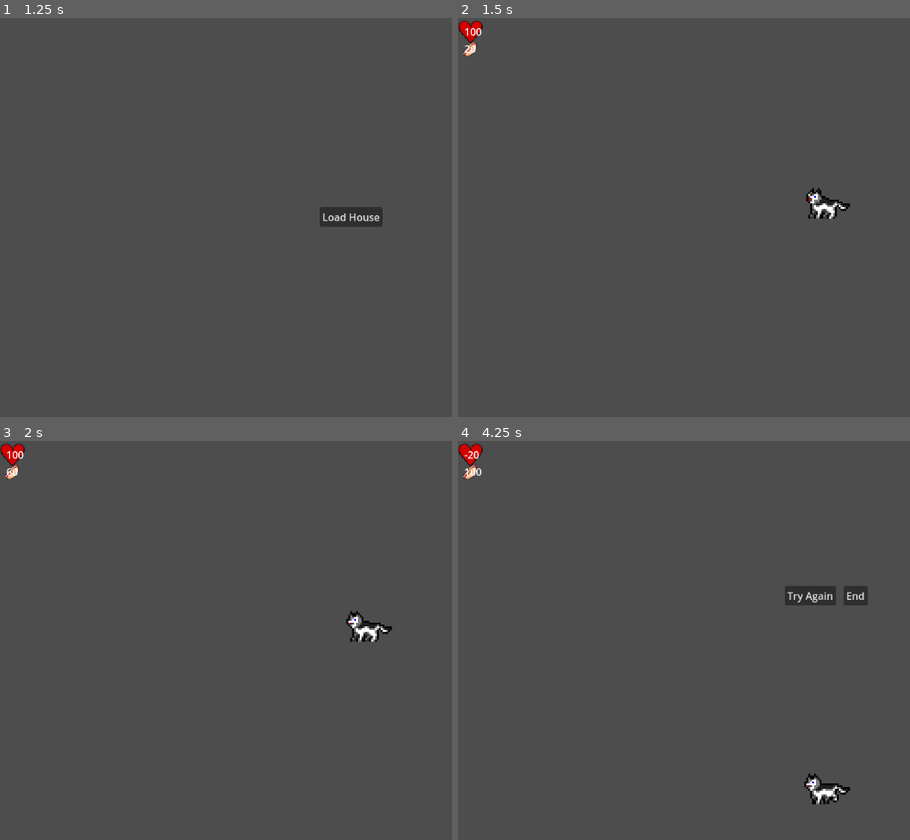
Above: before the commit, frames 1-4 (two rows, left to right).
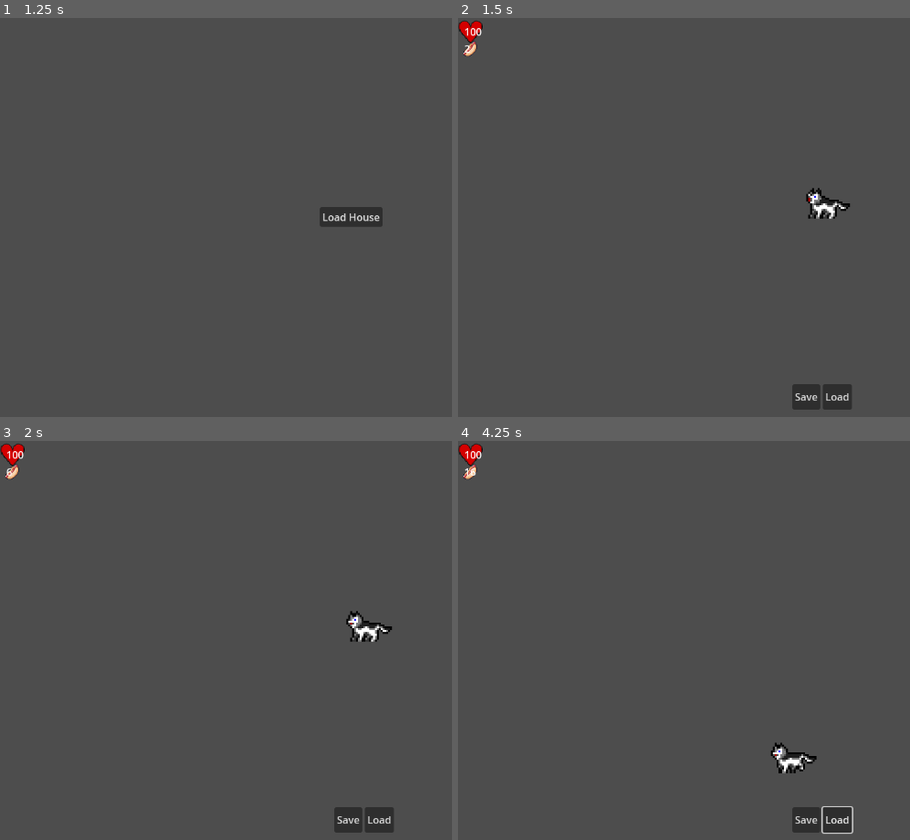
Above: after the commit, the same moments.

Repository: limbospoon/petgame
Game: Godot game, scene res://scenes/main.tscn
Two runs of this game, one before a commit and one after it. Both use one fixed random seed, a clock stepped at 60 frames per second and the inputs below.
Inputs (mouse positions are in pixels of both pictures, inside the frame that each line leads up to):
- Up to frame 1 (1.25 s): tap Enter at 0.5 s; move the mouse to (outside the picture) at 0.52 s; click (outside the picture) at 0.67 s
- Up to frame 2 (1.5 s): click "Load House" at 1.25 s
- Up to frame 3 (2 s): no input
- Up to frame 4 (4.25 s): click (806, 820) at 2 s, where only the run after the commit has a clickable "Save"; click (837, 820) at 2.75 s, where only the run after the commit has a clickable "Load"; move the mouse to (674, 668) at 3.52 s; click (674, 668) at 3.67 s

Frame 1 is identical in both runs. In frame 2, 0.8% of the frame differs, in the area x 2-88%, y 6-99%; in frame 3, 0.8%; in frame 4, 2.4%, in the area x 1-91%, y 2-99%.

Commit message:
savingloadtest

Diff:
--- /dev/null
+++ b/assets/scripts/Utilities/load_button.gd
@@ -0,0 +1,6 @@
+extends Button
+
+@onready var saver = %Saver
+
+func _on_button_up():
+	saver.load()
--- /dev/null
+++ b/assets/scripts/Utilities/save_data.gd
@@ -0,0 +1,4 @@
+class_name SavedData
+extends  Resource
+
+@export var dog_stats:Dictionary
--- /dev/null
+++ b/assets/scripts/create-a-dog/create_dog_button.gd
@@ -0,0 +1,5 @@
+extends Button
+@onready var saver = %Saver
+
+func _on_button_up():
+	saver.save()
--- /dev/null
+++ b/assets/scripts/create-a-dog/saver.gd
@@ -0,0 +1,19 @@
+extends Node
+
+@onready var dog_name = %EnterDogNameBox
+
+func save():
+	var file = FileAccess.open("res://dogdata.data", FileAccess.WRITE)
+
+	#check if dog name is blank
+	if dog_name.text != "":
+		file.store_var(dog_name.text)
+	else:
+		print("Please enter a name")
+	file.close()
+
+func load():
+	var file = FileAccess.open("res://dogdata.data", FileAccess.READ)
+
+	dog_name.text = file.get_var()
+	file.close()
--- a/assets/scripts/dog.gd
+++ b/assets/scripts/dog/dog.gd
@@ -33,8 +33,8 @@
 		"MaxHunger": 100,
 		"CurrentHunger": 0,
 		"HungerIncreaseTime": 0.3,
-		"HungerIncreaseAmount": 20,
-		"HealthDamage": 30
+		"HungerIncreaseAmount": 2,
+		"HealthDamage": 3
 	},
 }
 
--- /dev/null
+++ b/assets/scripts/house_scene/save_game.gd
@@ -0,0 +1,18 @@
+extends Node
+@onready var dog = %Dog
+
+func _save():
+	var saved_data:SavedData = SavedData.new()
+	saved_data.dog_stats = dog.dog_stats
+	ResourceSaver.save(saved_data, "user://savegame.tres")
+
+func _load():
+	var save_data:SavedData = load("user://savegame.tres")
+	dog.dog_stats = save_data.dog_stats
+
+func _on_save_button_button_up():
+	_save()
+
+
+func _on_load_button_button_up():
+	_load()
--- a/scenes/create-a-dog.tscn
+++ b/scenes/create-a-dog.tscn
@@ -1,6 +1,10 @@
-[gd_scene format=3 uid="uid://ckabig2cy5qbd"]
+[gd_scene load_steps=4 format=3 uid="uid://ckabig2cy5qbd"]
 
-[node name="Node2D" type="Node2D"]
+[ext_resource type="Script" path="res://assets/scripts/create-a-dog/create_dog_button.gd" id="1_drp55"]
+[ext_resource type="Script" path="res://assets/scripts/Utilities/load_button.gd" id="2_1paoq"]
+[ext_resource type="Script" path="res://assets/scripts/create-a-dog/saver.gd" id="2_m5gcx"]
+
+[node name="Create-a-Dog" type="Node2D"]
 
 [node name="Control" type="Control" parent="."]
 layout_mode = 3
@@ -25,15 +29,41 @@
 offset_bottom = 83.0
 grow_horizontal = 2
 
-[node name="HBoxContainer" type="HBoxContainer" parent="Control/PanelContainer"]
+[node name="VBoxContainer" type="VBoxContainer" parent="Control/PanelContainer"]
+custom_minimum_size = Vector2(0, 400)
 layout_mode = 2
 
-[node name="DogNameLabel" type="Label" parent="Control/PanelContainer/HBoxContainer"]
+[node name="HBoxContainer" type="HBoxContainer" parent="Control/PanelContainer/VBoxContainer"]
+layout_mode = 2
+
+[node name="DogNameLabel" type="Label" parent="Control/PanelContainer/VBoxContainer/HBoxContainer"]
+unique_name_in_owner = true
 layout_mode = 2
 text = "Dog Name"
 
-[node name="EnterDogNameBox" type="LineEdit" parent="Control/PanelContainer/HBoxContainer"]
+[node name="EnterDogNameBox" type="LineEdit" parent="Control/PanelContainer/VBoxContainer/HBoxContainer"]
+unique_name_in_owner = true
 layout_mode = 2
 size_flags_horizontal = 3
 placeholder_text = "Enter dog name"
 max_length = 12
+
+[node name="CreateDogButton" type="Button" parent="Control/PanelContainer/VBoxContainer"]
+layout_mode = 2
+size_flags_vertical = 10
+text = "Create"
+script = ExtResource("1_drp55")
+
+[node name="LoadButton" type="Button" parent="Control/PanelContainer/VBoxContainer"]
+layout_mode = 2
+text = "Load"
+script = ExtResource("2_1paoq")
+
+[node name="Utilities" type="Node" parent="."]
+
+[node name="Saver" type="Node" parent="Utilities"]
+unique_name_in_owner = true
+script = ExtResource("2_m5gcx")
+
+[connection signal="button_up" from="Control/PanelContainer/VBoxContainer/CreateDogButton" to="Control/PanelContainer/VBoxContainer/CreateDogButton" method="_on_button_up"]
+[connection signal="button_up" from="Control/PanelContainer/VBoxContainer/LoadButton" to="Control/PanelContainer/VBoxContainer/LoadButton" method="_on_button_up"]
--- a/scenes/dog.tscn
+++ b/scenes/dog.tscn
@@ -1,7 +1,7 @@
 [gd_scene load_steps=15 format=3 uid="uid://c4nyeq8h12cdp"]
 
 [ext_resource type="Texture2D" uid="uid://bgbbmykgffeo8" path="res://assets/sprites/Dog.png" id="1_1j4h3"]
-[ext_resource type="Script" path="res://assets/scripts/dog.gd" id="1_4y54w"]
+[ext_resource type="Script" path="res://assets/scripts/dog/dog.gd" id="1_4y54w"]
 
 [sub_resource type="AtlasTexture" id="AtlasTexture_jrvkn"]
 atlas = ExtResource("1_1j4h3")
--- a/scenes/game_over_menu.tscn
+++ b/scenes/game_over_menu.tscn
@@ -1,6 +1,6 @@
 [gd_scene load_steps=2 format=3 uid="uid://vkn8147maaus"]
 
-[ext_resource type="Script" path="res://assets/scripts/game_over_menu.gd" id="1_vewu5"]
+[ext_resource type="Script" path="res://assets/scripts/house_scene/game_over_menu.gd" id="1_vewu5"]
 
 [node name="GameOverMenu" type="Control"]
 layout_mode = 3
--- a/scenes/health.tscn
+++ b/scenes/health.tscn
@@ -1,7 +1,7 @@
 [gd_scene load_steps=3 format=3 uid="uid://inob5xnb5h1k"]
 
 [ext_resource type="Texture2D" uid="uid://bhkopi1ve5r87" path="res://assets/sprites/heart.png" id="1_f31qd"]
-[ext_resource type="Script" path="res://assets/scripts/health_label.gd" id="1_s66ib"]
+[ext_resource type="Script" path="res://assets/scripts/dog/health_label.gd" id="1_s66ib"]
 
 [node name="HealthLabel" type="Label"]
 offset_left = -15.0
--- a/scenes/house_scene.tscn
+++ b/scenes/house_scene.tscn
@@ -1,12 +1,13 @@
-[gd_scene load_steps=8 format=3 uid="uid://drredqw6q0tyh"]
+[gd_scene load_steps=9 format=3 uid="uid://drredqw6q0tyh"]
 
 [ext_resource type="PackedScene" uid="uid://c4nyeq8h12cdp" path="res://scenes/dog.tscn" id="1_bxcic"]
-[ext_resource type="Script" path="res://assets/scripts/house_scene.gd" id="1_d5fc0"]
-[ext_resource type="Script" path="res://assets/scripts/mouse_movement.gd" id="1_mrr0x"]
-[ext_resource type="Script" path="res://assets/scripts/game_manager.gd" id="1_rkgcv"]
+[ext_resource type="Script" path="res://assets/scripts/house_scene/house_scene.gd" id="1_d5fc0"]
+[ext_resource type="Script" path="res://assets/scripts/dog/mouse_movement.gd" id="1_mrr0x"]
+[ext_resource type="Script" path="res://assets/scripts/Utilities/game_manager.gd" id="1_rkgcv"]
 [ext_resource type="PackedScene" uid="uid://vkn8147maaus" path="res://scenes/game_over_menu.tscn" id="2_ct7vw"]
 [ext_resource type="PackedScene" uid="uid://inob5xnb5h1k" path="res://scenes/health.tscn" id="3_2yeco"]
 [ext_resource type="PackedScene" uid="uid://ccicwe4w326b0" path="res://scenes/hunger.tscn" id="4_cp6sn"]
+[ext_resource type="Script" path="res://assets/scripts/house_scene/save_game.gd" id="8_mlvkw"]
 
 [node name="HouseScene" type="Node2D"]
 script = ExtResource("1_d5fc0")
@@ -20,22 +21,23 @@
 script = ExtResource("1_mrr0x")
 
 [node name="UI" type="Control" parent="."]
+custom_minimum_size = Vector2(1150, 650)
 layout_mode = 3
-anchors_preset = 15
-anchor_right = 1.0
-anchor_bottom = 1.0
-grow_horizontal = 2
-grow_vertical = 2
+anchors_preset = 0
+offset_right = 1150.0
+offset_bottom = 650.0
 size_flags_horizontal = 3
 size_flags_vertical = 3
 
 [node name="GameOverMenu" parent="UI" instance=ExtResource("2_ct7vw")]
 unique_name_in_owner = true
+custom_minimum_size = Vector2(1150, 650)
+layout_direction = 1
 layout_mode = 1
-offset_left = 581.0
-offset_top = 244.0
-offset_right = 581.0
-offset_bottom = 244.0
+offset_left = -575.0
+offset_top = -325.0
+offset_right = 575.0
+offset_bottom = 325.0
 
 [node name="VBoxContainer" type="VBoxContainer" parent="UI"]
 layout_mode = 1
@@ -52,12 +54,41 @@
 layout_mode = 2
 size_flags_vertical = 3
 
+[node name="HBoxContainer" type="HBoxContainer" parent="UI"]
+layout_mode = 1
+anchors_preset = 7
+anchor_left = 0.5
+anchor_top = 1.0
+anchor_right = 0.5
+anchor_bottom = 1.0
+offset_left = -47.0
+offset_top = -71.0
+offset_right = 47.0
+offset_bottom = -31.0
+grow_horizontal = 2
+grow_vertical = 0
+
+[node name="SaveButton" type="Button" parent="UI/HBoxContainer"]
+layout_mode = 2
+text = "Save"
+
+[node name="LoadButton" type="Button" parent="UI/HBoxContainer"]
+layout_mode = 2
+text = "Load"
+
 [node name="Dog" parent="." instance=ExtResource("1_bxcic")]
 unique_name_in_owner = true
 position = Vector2(582, 318)
 
+[node name="Utilities" type="Node" parent="."]
+
+[node name="SaveLoad" type="Node" parent="Utilities"]
+script = ExtResource("8_mlvkw")
+
 [connection signal="on_game_state_changed" from="LevelManager" to="UI/GameOverMenu" method="_on_level_manager_on_game_state_changed"]
 [connection signal="mouse_clicked" from="Camera2D" to="Dog" method="_on_camera_2d_mouse_clicked"]
+[connection signal="button_up" from="UI/HBoxContainer/SaveButton" to="Utilities/SaveLoad" method="_on_save_button_button_up"]
+[connection signal="button_up" from="UI/HBoxContainer/LoadButton" to="Utilities/SaveLoad" method="_on_load_button_button_up"]
 [connection signal="on_death" from="Dog" to="LevelManager" method="_on_dog_on_death"]
 [connection signal="on_health_changed" from="Dog" to="UI/VBoxContainer/HealthLabel" method="_on_dog_on_health_changed"]
 [connection signal="on_hunger_changed" from="Dog" to="UI/VBoxContainer/Hunger" method="_on_dog_on_hunger_changed"]
--- a/scenes/hunger.tscn
+++ b/scenes/hunger.tscn
@@ -1,7 +1,7 @@
 [gd_scene load_steps=3 format=3 uid="uid://ccicwe4w326b0"]
 
 [ext_resource type="Texture2D" uid="uid://dxvx8qkvmagcl" path="res://assets/sprites/Food.png" id="1_2ltyp"]
-[ext_resource type="Script" path="res://assets/scripts/hunger.gd" id="1_rnlhg"]
+[ext_resource type="Script" path="res://assets/scripts/dog/hunger.gd" id="1_rnlhg"]
 
 [node name="Hunger" type="Label"]
 offset_left = 1.0
--- a/scenes/main.tscn
+++ b/scenes/main.tscn
@@ -1,6 +1,6 @@
 [gd_scene load_steps=2 format=3 uid="uid://cejyhxg3ai8y7"]
 
-[ext_resource type="Script" path="res://assets/scripts/scene_manager.gd" id="1_mrjdo"]
+[ext_resource type="Script" path="res://assets/scripts/Utilities/scene_manager.gd" id="1_mrjdo"]
 
 [node name="Main" type="Node2D"]
 
--- a/scenes/meat.tscn
+++ b/scenes/meat.tscn
@@ -1,6 +1,6 @@
 [gd_scene load_steps=4 format=3 uid="uid://ry1djt1klelf"]
 
-[ext_resource type="Script" path="res://assets/scripts/meat.gd" id="1_ecbhy"]
+[ext_resource type="Script" path="res://assets/scripts/house_scene/meat.gd" id="1_ecbhy"]
 [ext_resource type="Texture2D" uid="uid://bkm5dda6qsppv" path="res://assets/sprites/Items/Cooked Meat.png" id="1_xuw33"]
 
 [sub_resource type="CircleShape2D" id="CircleShape2D_mu81c"]
Renamed: assets/scripts/game_manager.gd -> assets/scripts/Utilities/game_manager.gd
Renamed: assets/scripts/scene_manager.gd -> assets/scripts/Utilities/scene_manager.gd
Renamed: assets/scripts/health_label.gd -> assets/scripts/dog/health_label.gd
Renamed: assets/scripts/hunger.gd -> assets/scripts/dog/hunger.gd
Renamed: assets/scripts/mouse_movement.gd -> assets/scripts/dog/mouse_movement.gd
Renamed: assets/scripts/game_over_menu.gd -> assets/scripts/house_scene/game_over_menu.gd
Renamed: assets/scripts/house_scene.gd -> assets/scripts/house_scene/house_scene.gd
Renamed: assets/scripts/meat.gd -> assets/scripts/house_scene/meat.gd
Empty file added: savegame.json
